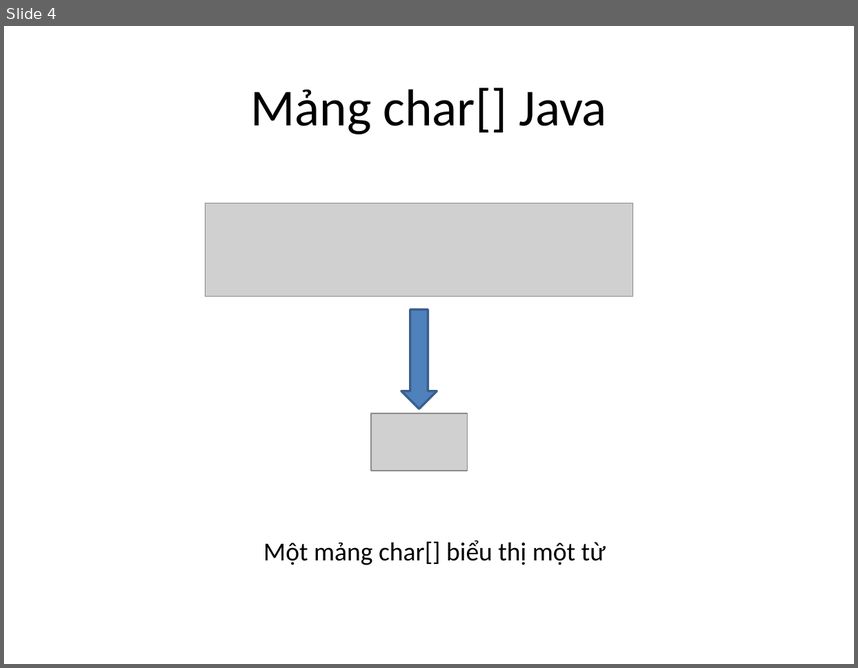
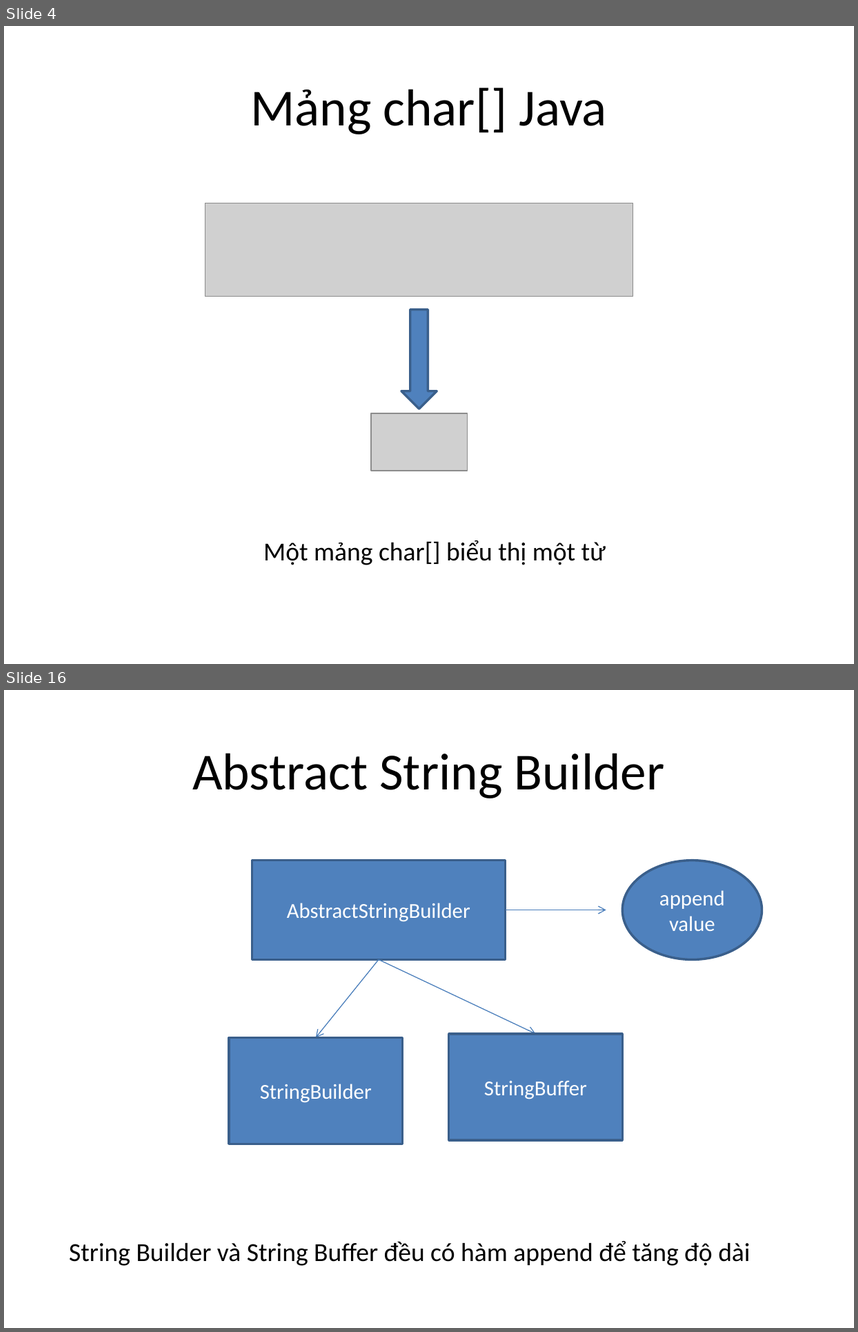
Before and after one commit to phithanh97cs/T3H, a slide deck: 3. Back-end/1. JavaCore/5. String, String Builder, String Buffer.pptx. Shown one above the other, each under a label of ours: slide 4 before the commit, slides 4 and 16 after it; the slides between them are not shown. The pictures are 858x668 and 858x1332 pixels, drawn with LibreOffice and Linux fonts; fonts in the diff are those of the drawing; grey boxes stand for pictures. Boxes give left, top, right and bottom in pixels: in the first picture for what was removed or moved away, otherwise in the second. Text is boxed around its words. In the diff, an @@ line names an element or a change of style, - is before the commit and + after.

```diff
--- a/3. Back-end/1. JavaCore/5. String, String Builder, String Buffer.pptx
+++ b/3. Back-end/1. JavaCore/5. String, String Builder, String Buffer.pptx
@@ slide 16 added at <box>4,690,854,1328</box>, background #FFFFFF @@
@@ title added at <box>192,753,665,798</box>, 44 pt, text #000000 @@
+Abstract String Builder
@@ rectangle added at <box>252,860,506,960</box>, fill #4F81BD, outline #3A5F8C 2 pt, 18 pt, text #FFFFFF @@
+AbstractStringBuilder
@@ ellipse added at <box>623,860,762,960</box>, fill #4F81BD, outline #3A5F8C 2 pt, 18 pt, text #FFFFFF @@
+append value
@@ arrow added from (506, 910) to (606, 910), #4B7EBC 0.75 pt @@
@@ arrow added from (379, 960) to (316, 1038), #4B7EBC 0.75 pt @@
@@ arrow added from (379, 960) to (535, 1034), #4B7EBC 0.75 pt @@
@@ rectangle added at <box>229,1038,403,1144</box>, fill #4F81BD, outline #3A5F8C 2 pt, 18 pt, text #FFFFFF @@
+StringBuilder
@@ rectangle added at <box>448,1034,622,1140</box>, fill #4F81BD, outline #3A5F8C 2 pt, 18 pt, text #FFFFFF @@
+StringBuffer
@@ text added at <box>69,1241,750,1265</box>, 22 pt, text #000000 @@
+String Builder và String Buffer đều có hàm append để tăng độ dài
```
Also in this commit, not shown: 5 slides changed, 14 other slides added.
